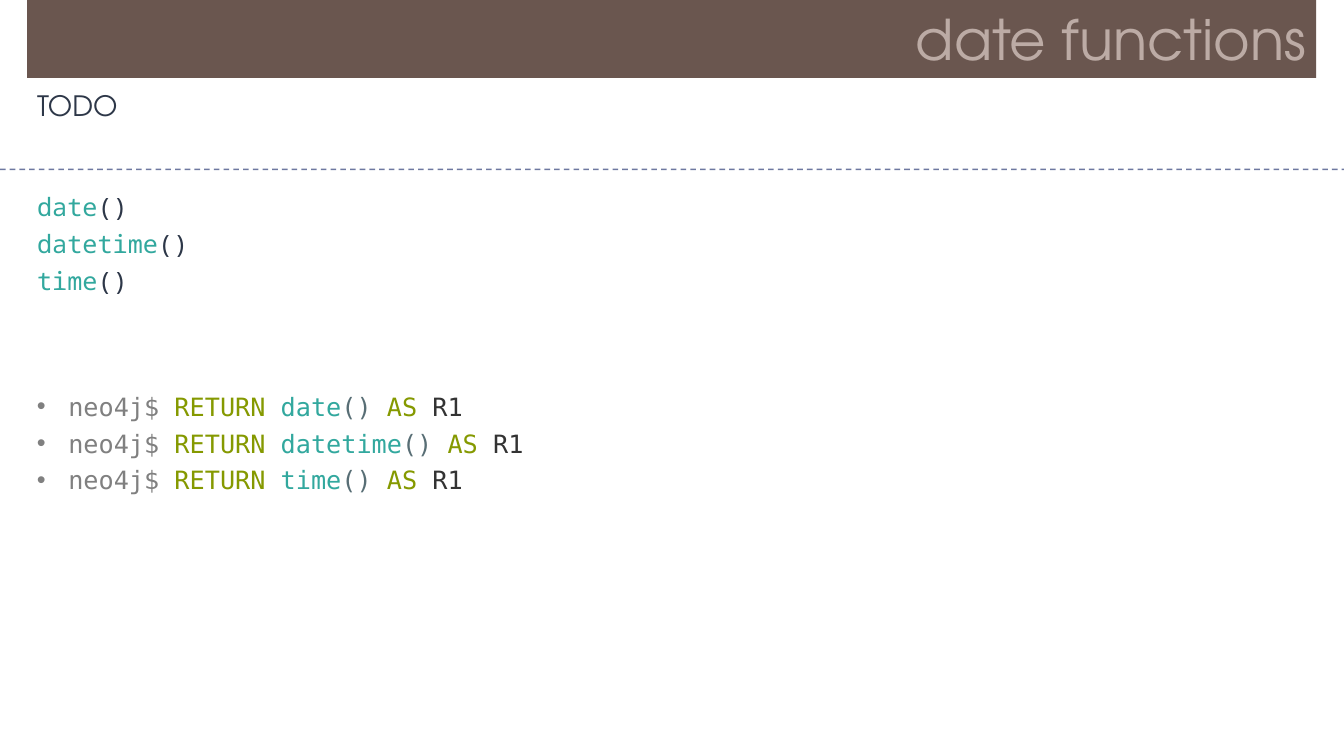
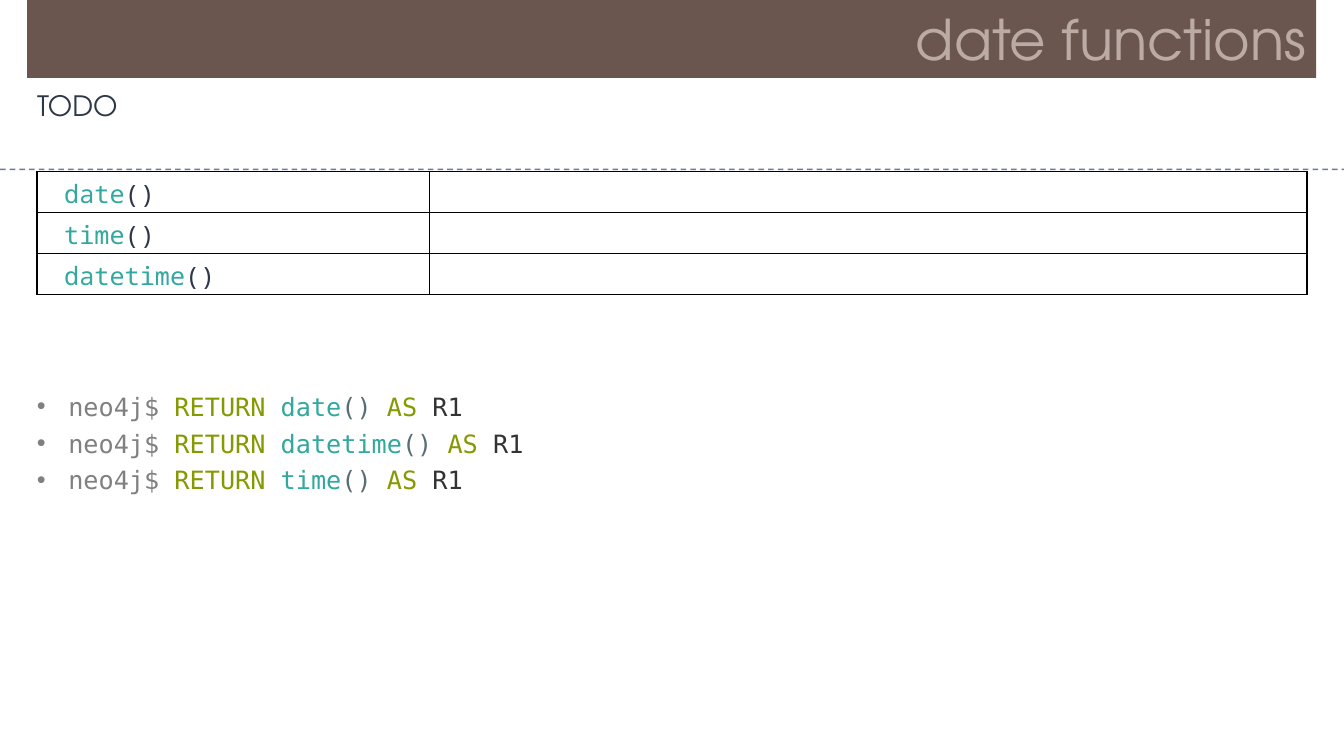
Before and after one commit to Saleel-Bagde/PPT-s, a slide deck: slide 27 of Neo4j.pptx. Drawn at 1344x756 pixels with LibreOffice and Linux fonts; fonts in the diff are those of the drawing. Boxes give left, top, right and bottom in pixels: in the first picture for what was removed or moved away, otherwise in the second. Text is boxed around its words. In the diff, an @@ line names an element or a change of style, - is before the commit and + after.

```diff
--- a/Neo4j.pptx
+++ b/Neo4j.pptx
@@ table added at box(37, 171, 1308, 294), 3 rows, 2 columns @@
+date() | 
+time() | 
+datetime() | 
@@ text removed at box(37, 197, 188, 294) @@
-date()
-datetime()
-time()
```
Also in this commit, not shown: 10 other slides changed.
